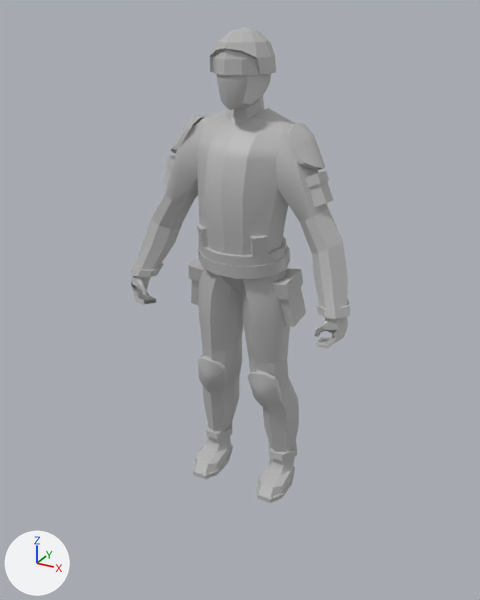
The FBX model Assets/Sample/Animation/Sniper/Sniper_idle.fbx, before and after one commit.
Both versions are drawn from a camera (50 mm lens) standing at (0.427, -0.903, 0.385) and looking at (0.034, -0.189, 0.028). The axes (+X, +Y, +Z) are drawn at lower left. The lights are the same throughout. Where no turn or scale is listed for an object, it has been applied to the vertices.

Before the edit, the objects in view are built like this:
```python
me_mesh = bpy.data.meshes.new('Mesh')
me_mesh.from_pydata(...)  # 1245 vertices, 1225 faces; spans x -0.175..0.175, y -0.179..-0.058, z -0.321..0.363
me_mesh.materials.append(mat_standardsurface1)  # its picture is missing
ob_man22_pcube10 = bpy.data.objects.new('Man22:pCube10', me_mesh)
ob_man22_pcube10.location = (0.0, 0.0, 0.0)
```
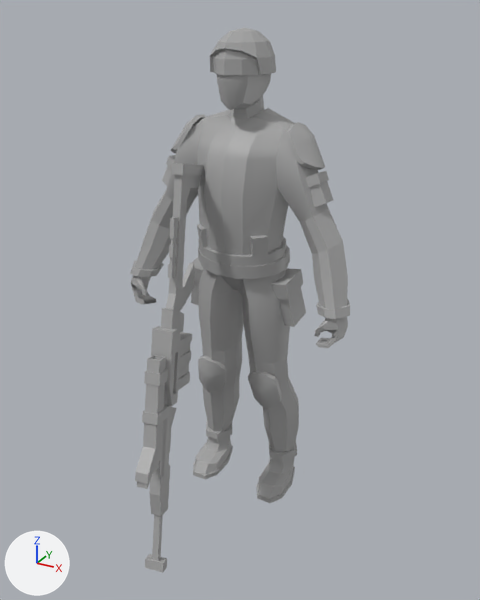
What differs and where, as boxes (x1, y1, x2, y2) in the pictures (480 x 600 px):
```json
{"object": "weapon3:pCube3", "change": "added", "after": [135, 163, 204, 573]}
```

Scene script edits in JSON lines:
```json
{"op": "add", "block": "me_mesh_1", "code": ["me_mesh_1 = bpy.data.meshes.new('Mesh')", "me_mesh_1.from_pydata(...)  # 354 vertices, 358 faces; spans x -0.03..0.025, y -0.084..0.131, z -0.287..0.253", "me_mesh_1.materials.append(mat_standardsurface1)  # its picture is missing"]}
{"op": "add", "block": "ob_weapon3_pcube3", "code": ["ob_weapon3_pcube3 = bpy.data.objects.new('weapon3:pCube3', me_mesh_1)", "ob_weapon3_pcube3.location = (-0.025, -0.284, -0.043)"]}
```
